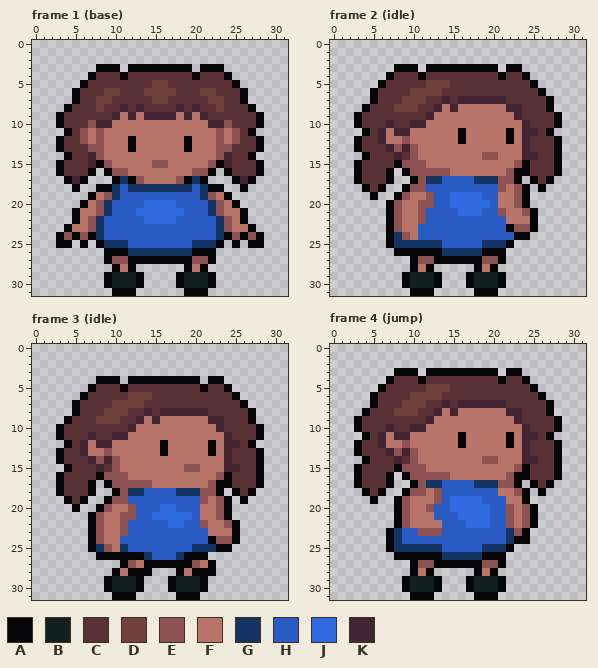
Pixel-art file, stored at Assets/Characters/Player/Sprites/player1.ase. Above: the version before the commit.
32x32 pixels, 7 frames. Shown: frame 1 (base), frame 2 (idle), frame 3 (idle), frame 4 (jump). The commit also changed other frames, which this record leaves out.
Palette (. is transparent): A #060608  B #122020  C #5b3138  D #71413b  E #8e5252  F #ba756a  G #143464  H #285cc4  J #2f6ae0  K #422433
Pixels before, frame 1 (base), first column x 3:
 3 .....AAA.AAAAAAAA.AAA.....
 4 ....ACCCACCCCCCCCACCCA....
 5 ...ACCCCCCCCDDCCCCCCCCA...
 6 ..ACCCDDCCCDDDDCCCDDCCCA..
 7 ..ACCDDCCCCCDDCCCCCDDCCA..
 8 .ACCCDCCKCKCCCCKCKCCDCCCA.
 9 ACCCCCCKFKFKKKKFKFKCCCCCCA
10 ACCCEKKFFFFFFFFFFFFKKECCCA
11 .ACEFEFFFFFFFFFFFFFFEFECA.
12 ACCEFEFFFAFFFFFFAFFFEFECCA
13 ACCCEEFFFAFFFFFFAFFFEECCCA
14 .ACCKEFFFFFFFFFFFFFFEKCCA.
15 ACCCKAEFFFFFEEFFFFFEAKCCCA
16 ACCCA.AEEFFFFFFFFEEA.ACCCA
17 .AKA...AGAEFFFFEAGA...AKA.
18 ..A..AAGHGGGGGGGGHGAA..A..
19 ....AFEGHHHHHHHHHHGEFA....
20 ...AFEGHHHHJJJJHHHHGEFA...
21 ..AFFEGHHHJJJJJJHHHGEFFA..
22 ..AFEGHHHHHJJJJHHHHHGEFA..
23 .AFFEGHHHHHHHHHHHHHHGEFFA.
24 AEAEAGHHHHHHHHHHHHHHGAEAEA
25 AA.A.AGGGHHHHHHHHGGGA.A.AA
26 ......AAAGGGGGGGGAAA......
27 ......AEEAAAAAAAAEEA......
28 .......AFA......AFA.......
29 ......ABBBA....ABBBA......
30 ......ABBBA....ABBBA......
31 .......AAA......AAA.......
Pixels before, frame 2 (idle), first column x 3:
 3 .....AAA.AAAAAAAAA.AA.....
 4 ....ACCCACCCCCCCCCACCA....
 5 ...ACCCCCDDDCCCCCCCCCCA...
 6 ..ACCCCDDDDCCCCCCCCCCCCA..
 7 ..ACCCDDDCCKCKKKKKKCCCCCA.
 8 .ACCCDDDCCKFKFFFFFFKKCCCA.
 9 ACCCCCCCCKFFFFFFFFFFKCCCCA
10 ACCCKCCKKFFFFFFFFFFFFKCCCA
11 .ACKFKKFFFFFFAFFFFFAFKKCA.
12 ACCKFFEFFFFFFAFFFFFAFKCCCA
13 ACCCKEKEFFFFFFFFFFFFFKCCCA
14 .ACCCKCEFFFFFFFFEEFFFKKCCA
15 ACCCCAEEEFFFFFFFFFFFEACCCA
16 ACCCA.AEEEEEFFFFFFFEAACCCA
17 ACCCA..AEGGHHHHGGGEEA.ACA.
18 .ACA..AEEHHHHHHHHHEFEA.A..
19 ..A..AEFFEHHJJJJHHFFEA....
20 ....AEFFEEHHJJJJJHFFEA....
21 ....AEFFEHHHHJJJHHEFFEA...
22 ....AEFFEHHHHHHHHHHFFFA...
23 ....AEFFHHHHHHHHHHHAEEA...
24 ....AGEFHHHHHHHHHHHHAA....
25 ....AGGGGGGHHHHHGGGA......
26 .....AAAAAAGGGGGAAA.......
27 .......AEEAAAAAAEEA.......
28 .......AFA.....AFA........
29 ......ABBBA...ABBBA.......
30 ......ABBBA...ABBBA.......
31 .......AAA.....AAA........
Pixels before, frame 3 (idle), first column x 3:
 4 .....AAA.AAAAAAAAA.AA.....
 5 ....ACCCACCCCCCCCCACCA....
 6 ...ACCCCCDDDCCCCCCCCCCA...
 7 ..ACCCCDDDDCCCCCCCCCCCCA..
 8 ..ACCCDDDCCKCKKKKKKCCCCCA.
 9 .ACCCDDDCCKFKFFFFFFKKCCCA.
10 ACCCCCCCCKFFFFFFFFFFKCCCCA
11 ACCCKCCKKFFFFFFFFFFFFKCCCA
12 .ACKFKKFFFFFFAFFFFFAFKKCA.
13 ACCKFFEFFFFFFAFFFFFAFKCCCA
14 ACCCKEKEFFFFFFFFFFFFFKCCCA
15 .ACCCKCEFFFFFFFFEEFFFKKCCA
16 ACCCCAEEEFFFFFFFFFFFEACCCA
17 ACCCA.AEEEEEFFFFFFFEAACCCA
18 ACCCA..AEGGHHHHGGGEEA.ACA.
19 .ACA..AEEHHHHHHHHHEFEA.A..
20 ..A..AEFFEHHHJJHHHFFEA....
21 ....AEFFEEHHJJJJJHFFEA....
22 ....AEFFEHHHHHJJHHEFFEA...
23 ....AEFFEHHHHHHHHHHFFFA...
24 ....AEFFHHHHHHHHHHHAEEA...
25 ....AGEFGHHHHHHHHGGGAA....
26 .....AAAAAAGHHHGAAA.......
27 ........AEFAAAAAAEFA......
28 .......AFAAA...AFAAA......
29 ......ABBBA...ABBBA.......
30 ......ABBBA...ABBBA.......
31 .......AAA.....AAA........
Pixels before, frame 4 (jump), first column x 3:
 3 .....AAA.AAAAAAAAA.AA.....
 4 ....ACCCACCCCCCCCCACCA....
 5 ...ACCCCCDDDCCCCCCCCCCA...
 6 ..ACCCCDDDDCCCCCCCCCCCCA..
 7 ..ACCCDDDCCKCKKKKKKCCCCCA.
 8 .ACCCDDDCCKFKFFFFFFKKCCCA.
 9 ACCCCCCCCKFFFFFFFFFFKCCCCA
10 ACCCKCCKKFFFFFFFFFFFFKCCCA
11 .ACKFKKFFFFFFAFFFFFAFKKCA.
12 ACCKFFEFFFFFFAFFFFFAFKCCCA
13 ACCCKEKEFFFFFFFFFFFFFKCCCA
14 .ACCCKCEFFFFFFFFEEFFFKKCCA
15 ACCCCAEEEFFFFFFFFFFFEACCCA
16 ACCCA.AEEEEEFFFFFFFEAACCCA
17 ACCCA..AEGGHHHHGGGEEA.ACA.
18 .ACA..AEEFEHHHHHHHFFEA.A..
19 ..A..AEFFFEHJJJJHHHFFA....
20 .....AEFFEHHJJJJJHHEFEA...
21 .....AEFFFHHHJJJJHHEFEA...
22 .....AEFFFFHHHJJJHHEFEA...
23 ....AGHHEEEHHHHHHHHGEA....
24 ....AGHHHHHHHHHHHHHGAA....
25 ....AGGGGGGHHHHHGGGA......
26 .....AAAAAAGGGGGAAA.......
27 .......AEEAAAAAAEEA.......
28 .......AFA.....AFA........
29 ......ABBBA...ABBBA.......
30 ......ABBBA...ABBBA.......
31 .......AAA.....AAA........
Once edited:
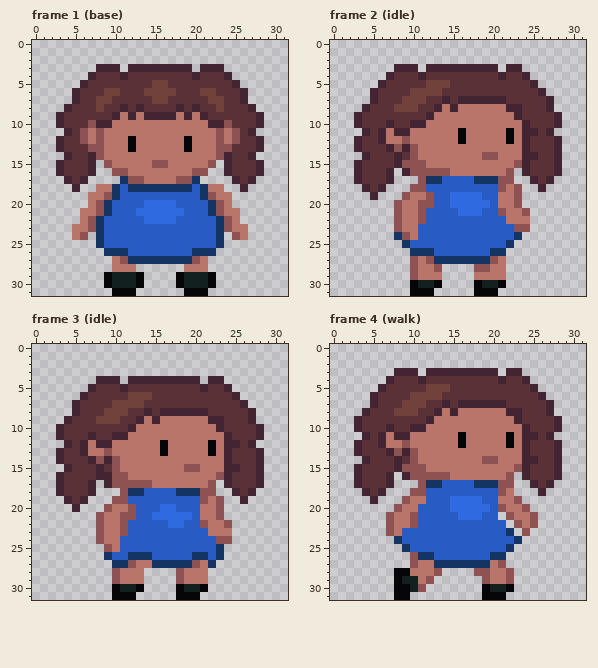
Commit message: created walk anim state
Diff:
Changed rows in their new state; - is an unchanged pixel.
Frame 1 (base):
first column x 3:
 3 -----KKK-KKKKKKKK-KKK-----
 4 ----K---K--------K---K----
 5 ---K------------------K---
 6 --K--------------------K--
 7 --K--------------------K--
 8 -K----------------------K-
 9 K------------------------K
10 K------------------------K
11 -K----------------------K-
12 K------------------------K
13 K------------------------K
14 -K----------------------K-
15 K----.--------------.----K
16 K---K-.------------.-K---K
17 -KCK---.-E------E-.---KCK-
18 --K--FF------------FF--K--
19 ----F----------------F----
20 ---.------------------.---
21 --.--------------------.--
22 --.--------------------.--
23 -.----------------------.-
24 ..F-.----------------.-F..
25 ..-.-GHHH--------HHHG-.-..
26 ------GGGHHHHHHHHGGG------
27 ------.F-GGGGGGGG-F.------
28 -------F-F------F-F-------
Frame 2 (idle):
first column x 3:
 3 -----KKK-KKKKKKKKK-KK-----
 4 ----K---K---------K--K----
 5 ---K------------------K---
 6 --K--------------------K--
 7 --K---------------------K-
 8 -K----------------------K-
 9 K------------------------K
10 K------------------------K
11 -K----------------------K-
12 K------------------------K
13 K------------------------K
14 -K-----------------------K
15 K----K---------------K---K
16 K---K-K-------------.K---K
17 K---K--.------------.-K-K-
18 -K-K--.--------------.-K--
19 --K--.---------------.----
20 ----.----------------.----
21 ----.-----------------.---
22 ----.-----------------.---
23 ----.--------------H--.---
24 ----.---------------G.----
25 ----..-HHHH-----HHHG------
26 -----..GGGHHHHHHHGG-------
27 -------EF-GGGGGGG-F-------
28 -------E-FE----EEFF-------
29 ------.EFFF---.FFFF-------
30 ------.A------.A----------
Frame 3 (idle):
first column x 3:
 4 -----KKK-KKKKKKKKK-KK-----
 5 ----K---K---------K--K----
 6 ---K------------------K---
 7 --K--------------------K--
 8 --K---------------------K-
 9 -K----------------------K-
10 K------------------------K
11 K------------------------K
12 -K----------------------K-
13 K------------------------K
14 K------------------------K
15 -K-----------------------K
16 K----KK--------------K---K
17 K---K-K-------------.K---K
18 K---K--.------------.-K-K-
19 -K-K--.--------------.-K--
20 --K--.---------------.----
21 ----.----------------.----
22 ----.-----------------.---
23 ----.-----------------.---
24 ----.--------------H--.---
25 ----..--H--------HHHG.----
26 -----.GHHGG----HHGGHG-----
27 -------GG--FGGGGG--G------
28 -------E-FF.---E-FF.------
29 ------.EFFF---.EFFF-------
30 ------.A------.A----------
Frame 4 (walk):
first column x 3:
 3 -----KKK-KKKKKKKKK-KK-----
 4 ----K---K---------K--K----
 5 ---K------------------K---
 6 --K--------------------K--
 7 --K---------------------K-
 8 -K----------------------K-
 9 K------------------------K
10 K------------------------K
11 -K----------------------K-
12 K------------------------K
13 K------------------------K
14 -K-----------------------K
15 K----K---------------K---K
16 K---K-K-------------.K---K
17 K---K--.------------.-K-K-
18 -K-K--.--HH-------E-..-K--
19 --K--.---HH-------F-E.----
20 -----EF-HH--------EF--.---
21 ----EFFEHH------H-.--FE---
22 ----EFFEHHH---HHH--.EFE---
23 ----EF--HHH---------.E----
24 ----.--------------HG.----
25 ----..-HHHH-----HHHG------
26 -----..EGGHHHHHHHGG-------
27 -------EFFGGGGGGGFE-------
28 -----AAF-FE----EEFFE------
29 -----AB-FE.---..EFFE------
30 -----A--E..---..A-BA------
31 -----AA...-----.--A-------
Boxes around the changes in both pictures, in picture pixels (x1, y1, x2, y2):
changed: (56, 64, 264, 272)
changed: (354, 64, 562, 288)
changed: (56, 376, 264, 592)
changed: (354, 368, 562, 600)
